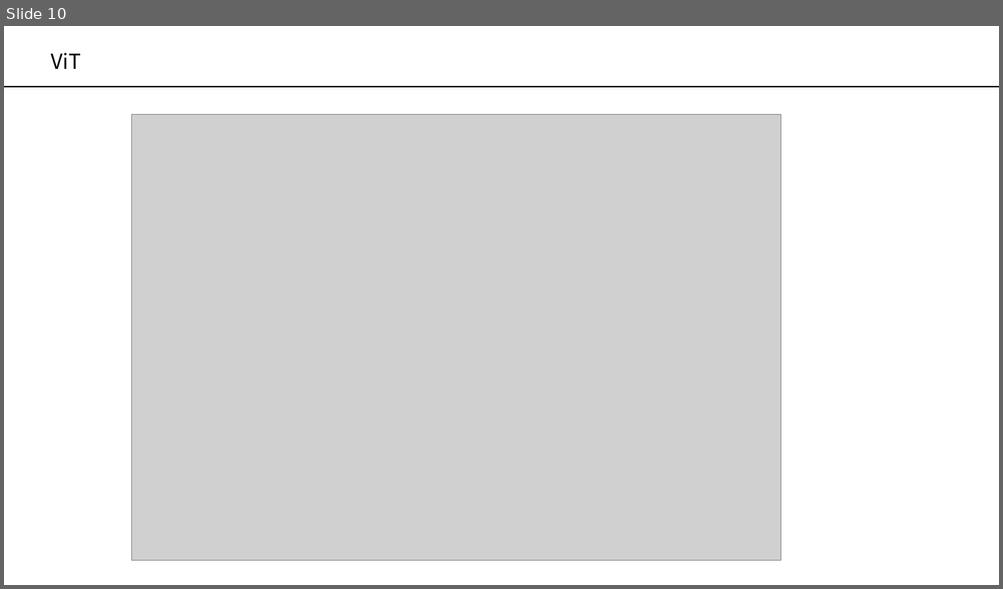
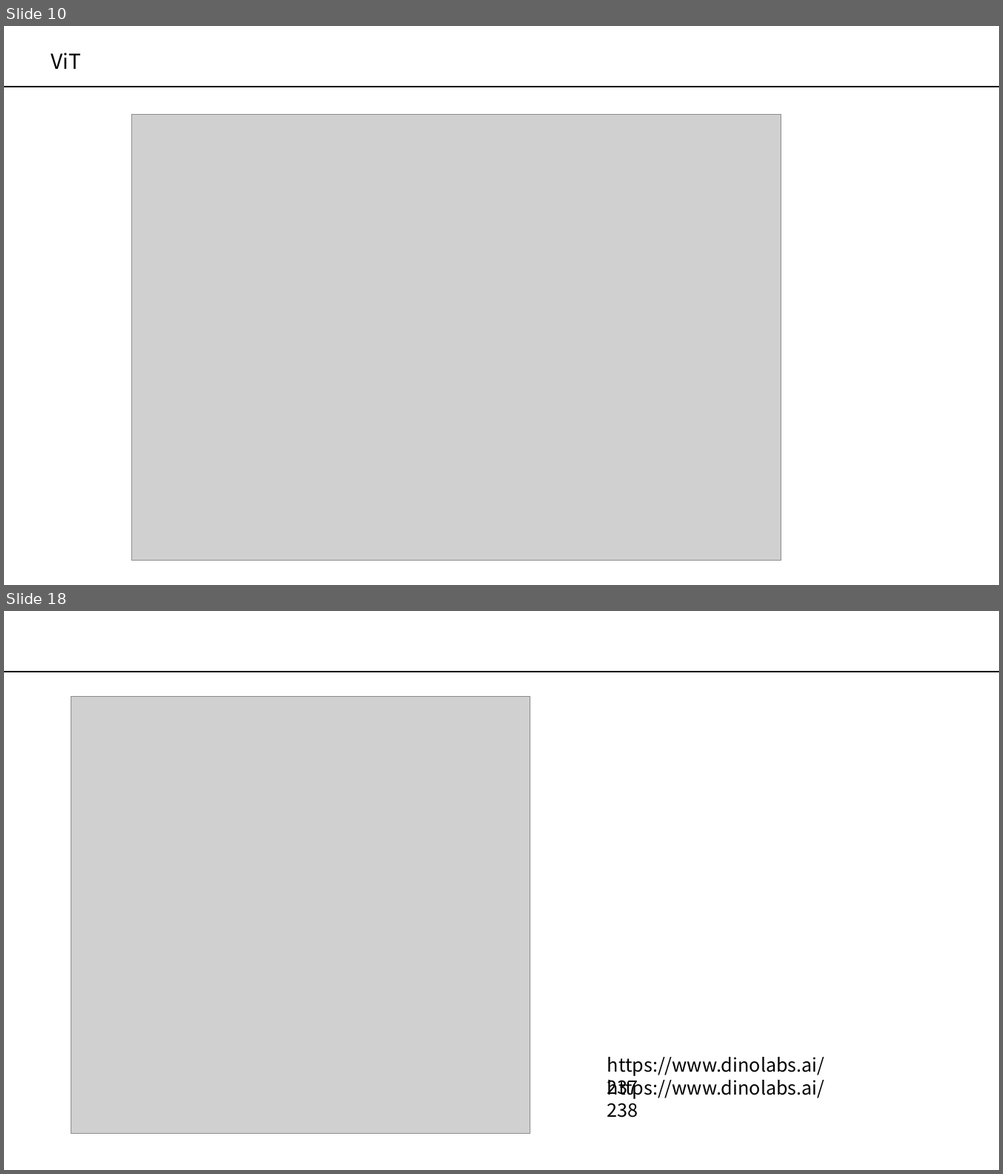
Before and after one commit to PeterykSong/Document, a slide deck: Paper Review/신입생세미나/The Papers.pptx. Shown one above the other, each under a label of ours: slide 10 before the commit, slides 10 and 18 after it; the slides between them are not shown. The pictures are 1003x589 and 1003x1174 pixels, drawn with LibreOffice and Linux fonts; fonts in the diff are those of the drawing; grey boxes stand for pictures. Boxes give left, top, right and bottom in pixels: in the first picture for what was removed or moved away, otherwise in the second. Text is boxed around its words. In the diff, an @@ line names an element or a change of style, - is before the commit and + after.

```diff
--- a/Paper Review/신입생세미나/The Papers.pptx
+++ b/Paper Review/신입생세미나/The Papers.pptx
@@ slide 18 added at (x1=4, y1=611, x2=999, y2=1170), background #FFFFFF; not listed: 1 template element that a slide beside it also shows @@
@@ picture added at (x1=71, y1=697, x2=530, y2=1134) @@
@@ text added at (x1=607, y1=1076, x2=825, y2=1118), 18 pt, text #000000 @@
+https://www.dinolabs.ai/238
@@ text added at (x1=607, y1=1057, x2=825, y2=1099), 18 pt, text #000000 @@
+https://www.dinolabs.ai/237
```
Also in this commit, not shown: 7 other slides added.
